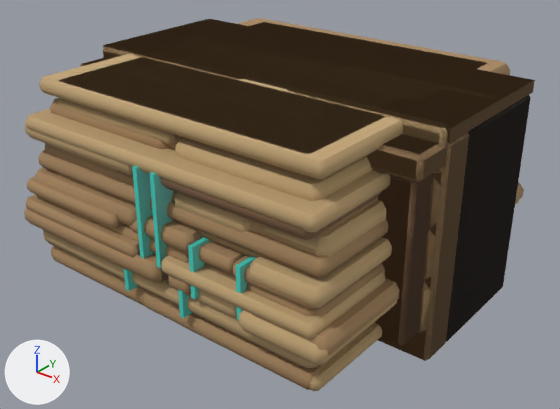
The glTF model public/assets/nahara/nahara-kit.glb, before and after one commit.
Both versions are drawn from a 50 mm camera at (2.33, -2.92, 2.07) aimed at (0.05, -0.06, 0.3). Arrows for +X, +Y and +Z are at lower left; the lights stay in place. The older version comes first.

The first picture shows 'nah_aqueduct_0', 'nah_aqueduct_1', 'nah_aqueduct_2', 'nah_gate_0', 'nah_gate_1', 'nah_pillar_0', 'nah_pillar_1', 'nah_pillar_2', 'nah_ring_0', 'nah_tower_1', 'nah_wall_2', 'nah_wall_3' and 4 more.
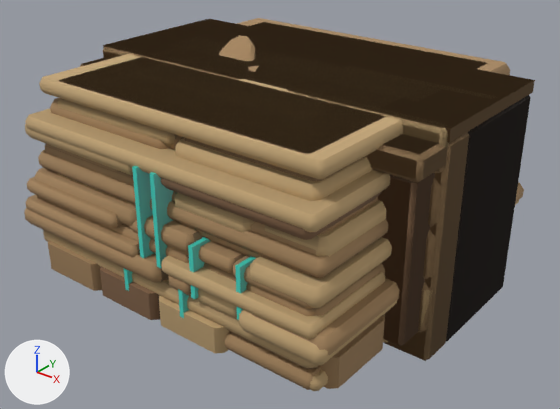
What changed in the scene script:
```text
Add me_nah_stub_1:
    me_nah_stub_1.from_pydata(...)  # 272 vertices, 512 faces; spans x -0.62..0.682, y -0.503..0.22, z -0.01..1.097
    # faces by material slot: [120, 348, 44]
    me_nah_stub_1.materials.append(mat_nah_sand)
    me_nah_stub_1.materials.append(mat_nah_stone)
    me_nah_stub_1.materials.append(mat_nah_glow)
Add me_nah_stub_0:
    me_nah_stub_0.from_pydata(...)  # 168 vertices, 300 faces; spans x -0.49..0.672, y -0.34..0.34, z 0.0..1.01
    # faces by material slot: [60, 192, 48]
    me_nah_stub_0.materials.append(mat_nah_sand)
    me_nah_stub_0.materials.append(mat_nah_stone)
    me_nah_stub_0.materials.append(mat_nah_glow)
Add me_nah_footing_0:
    me_nah_footing_0.from_pydata(...)  # 392 vertices, 680 faces; spans x -0.93..0.93, y -0.93..0.93, z 0.0..0.42
    # faces by material slot: [292, 276, 112]
    me_nah_footing_0.materials.append(mat_nah_sand)
    me_nah_footing_0.materials.append(mat_nah_stone)
    me_nah_footing_0.materials.append(mat_nah_brown)
Add ob_nah_stub_1:
    ob_nah_stub_1 = bpy.data.objects.new('nah_stub_1', me_nah_stub_1)
    ob_nah_stub_1.location = (0.0, 0.0, 0.0)
Add ob_nah_stub_0:
    ob_nah_stub_0 = bpy.data.objects.new('nah_stub_0', me_nah_stub_0)
    ob_nah_stub_0.location = (0.0, 0.0, 0.0)
Add ob_nah_footing_0:
    ob_nah_footing_0 = bpy.data.objects.new('nah_footing_0', me_nah_footing_0)
    ob_nah_footing_0.location = (0.0, 0.0, 0.0)
```

Where the change shows, as pixel boxes (x1, y1, x2, y2) in the pictures (560 x 409 px):
'nah_footing_0', added
    after: (48, 240, 389, 389)
    faces in mat_nah_stone: (48, 240, 385, 389)
    faces in mat_nah_sand: (159, 296, 389, 353)
    faces in mat_nah_brown: (100, 266, 160, 320)
'nah_stub_1', added (brown)
    after: (219, 35, 255, 61)
'nah_stub_0', added (mostly hidden)
    after: (248, 66, 258, 72)
